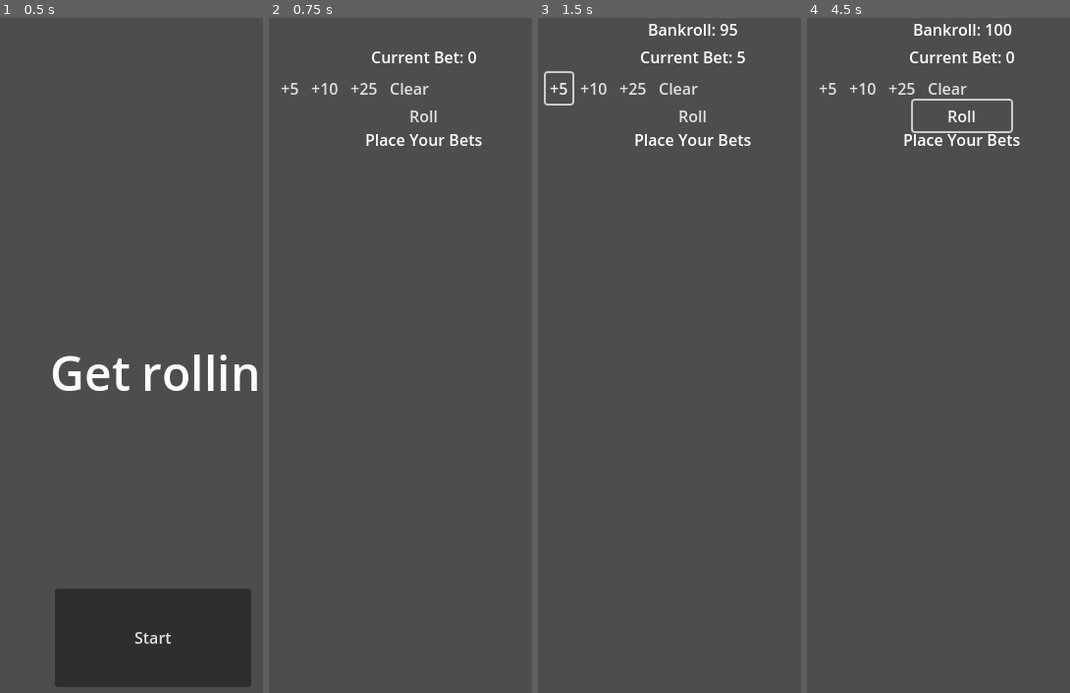
Above: before the commit, frames 1-4 (left to right).
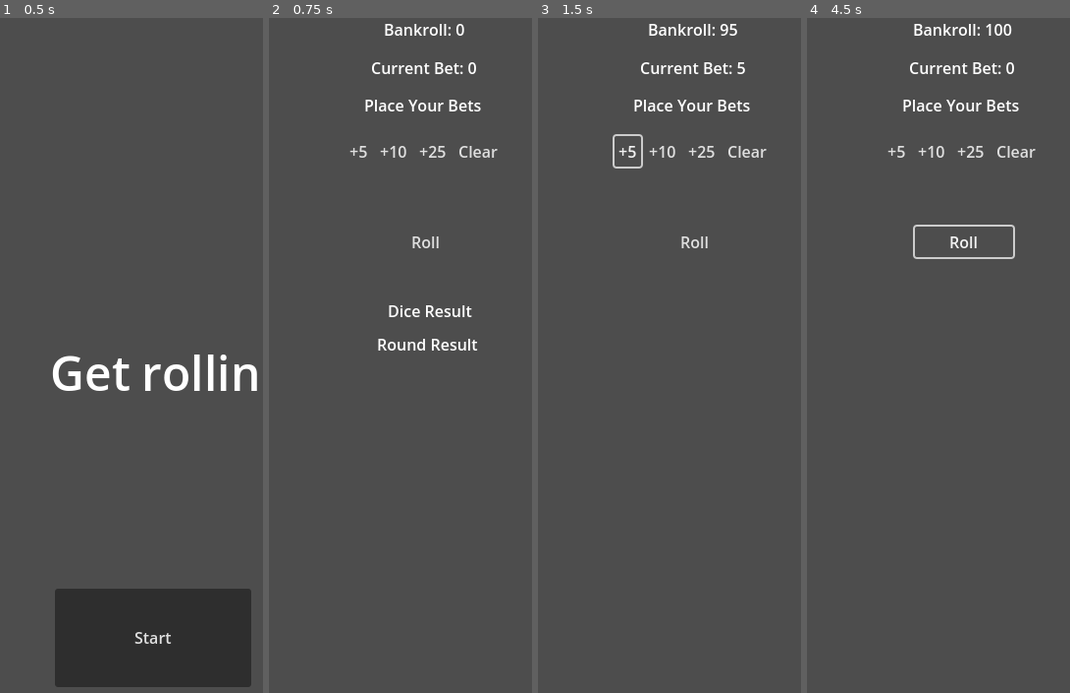
Above: after the commit, the same moments.

Repository: asarenski/godotCraps
Game: Godot game, scene res://src/scenes/main.tscn
Two runs of this game, one before a commit and one after it. Both use one fixed random seed, a clock stepped at 60 frames per second and the inputs below.
Inputs:
- Up to frame 1 (0.5 s): no input
- Up to frame 2 (0.75 s): click "Start" at 0.5 s
- Up to frame 3 (1.5 s): click "+5" at 1.25 s
- Up to frame 4 (4.5 s): click "+10" at 2 s; click "+25" at 2.75 s; click "Clear" at 3.5 s; click "Roll" at 4.25 s

Frame 1 is identical in both runs. In frame 2, 2.9% of the frame differs, in the area x 4-87%, y 0-50%; in frame 3, 2.4%; in frame 4, 2.7%.

Commit message:
cleanup hud, win and lose states

Diff:
--- a/src/scenes/hud.gd
+++ b/src/scenes/hud.gd
@@ -24,6 +24,12 @@
 func update_phase(phase_text: String):
 	$Phase.text = phase_text
 
+func update_dice_result(dice1: int, dice2: int):
+	$DiceResult.text = "Dice: %d + %d = %d" % [dice1, dice2, dice1 + dice2]
+
+func update_round_result(result_text: String):
+	$RoundResult.text = result_text
+
 func _on_bet_5_pressed():
 	bet_increased.emit(5)
 
--- a/src/scenes/main.tscn
+++ b/src/scenes/main.tscn
@@ -53,27 +53,26 @@
 offset_right = 20.0
 offset_bottom = 23.0
 grow_horizontal = 2
+text = "Bankroll: 0"
 
 [node name="Bet" type="Label" parent="HUD"]
 anchors_preset = 5
 anchor_left = 0.5
 anchor_right = 0.5
-offset_left = -20.0
-offset_top = 28.0
-offset_right = 20.0
-offset_bottom = 51.0
+offset_left = -54.0
+offset_top = 39.0
+offset_right = 54.0
+offset_bottom = 62.0
 grow_horizontal = 2
 text = "Current Bet: 0"
 
 [node name="BetButtons" type="HBoxContainer" parent="HUD"]
-anchors_preset = 5
-anchor_left = 0.5
-anchor_right = 0.5
-offset_left = -150.0
-offset_top = 56.0
-offset_right = 150.0
-offset_bottom = 79.0
+anchors_preset = 10
+anchor_right = 1.0
+offset_top = 120.0
+offset_bottom = 151.0
 grow_horizontal = 2
+alignment = 1
 
 [node name="Bet5" type="Button" parent="HUD/BetButtons"]
 layout_mode = 2
@@ -99,10 +98,10 @@
 anchors_preset = 5
 anchor_left = 0.5
 anchor_right = 0.5
-offset_left = -50.0
-offset_top = 84.0
-offset_right = 50.0
-offset_bottom = 107.0
+offset_left = -48.0
+offset_top = 212.0
+offset_right = 52.0
+offset_bottom = 243.0
 grow_horizontal = 2
 text = "Roll"
 flat = true
@@ -111,10 +110,36 @@
 anchors_preset = 5
 anchor_left = 0.5
 anchor_right = 0.5
-offset_left = -60.0
-offset_top = 112.0
-offset_right = 64.0
-offset_bottom = 135.0
+offset_left = -63.0
+offset_top = 77.0
+offset_right = 61.0
+offset_bottom = 100.0
 grow_horizontal = 2
+text = "Phase"
+horizontal_alignment = 1
+
+[node name="DiceResult" type="Label" parent="HUD"]
+anchors_preset = 5
+anchor_left = 0.5
+anchor_right = 0.5
+offset_left = -56.0
+offset_top = 286.0
+offset_right = 68.0
+offset_bottom = 309.0
+grow_horizontal = 2
+text = "Dice Result"
+horizontal_alignment = 1
+
+[node name="RoundResult" type="Label" parent="HUD"]
+anchors_preset = 5
+anchor_left = 0.5
+anchor_right = 0.5
+offset_left = -58.0
+offset_top = 320.0
+offset_right = 66.0
+offset_bottom = 343.0
+grow_horizontal = 2
+text = "Round Result"
+horizontal_alignment = 1
 
 [connection signal="pressed" from="Start/StartButton" to="Start" method="_on_start_button_pressed"]
--- a/src/state/comeout_betting_state.gd
+++ b/src/state/comeout_betting_state.gd
@@ -17,11 +17,15 @@
 		update_bet(bet + amount)
 		bankroll -= amount
 		hud.update_bankroll(bankroll)
+		hud.get_node("DiceResult").hide()
+		hud.update_round_result("")
 
 func _on_bet_cleared() -> void:
 	bankroll += bet
 	update_bet(0)
 	hud.update_bankroll(bankroll)
+	hud.get_node("DiceResult").hide()
+	hud.update_round_result("")
 
 func _on_roll_requested() -> void:
 	if bet > 0:
--- a/src/state/lose_round_state.gd
+++ b/src/state/lose_round_state.gd
@@ -4,5 +4,5 @@
 
 func setup(change_state: Callable, previous_state: State, hud: Node) -> void:
 	super(change_state, previous_state, hud)
-	hud.update_phase("You Lose!")
+	hud.update_round_result("You Lose!")
 	change_state.call(StateFactory.StateNames.COMEOUT_BETTING)
--- a/src/state/rolling_state.gd
+++ b/src/state/rolling_state.gd
@@ -1,8 +1,6 @@
 extends State
 
 class_name RollingState
-
-var dice_result: int = 0
 
 func setup(change_state: Callable, previous_state: State, hud: Node) -> void:
 	super(change_state, previous_state, hud)
@@ -13,6 +11,10 @@
 	var die1 = randi_range(1, 6)
 	var die2 = randi_range(1, 6)
 	dice_result = die1 + die2
+
+	# Update HUD with dice result
+	hud.get_node("DiceResult").show()
+	hud.update_dice_result(die1, die2)
 
 	# Determine next state based on roll result
 	if game_phase == State.GamePhase.COME_OUT:
--- a/src/state/state.gd
+++ b/src/state/state.gd
@@ -18,6 +18,7 @@
 var point
 var bankroll
 var bet
+var dice_result
 
 var change_state: Callable
 var previous_state: State
@@ -34,10 +35,10 @@
 		point = previous_state.point
 		bankroll = previous_state.bankroll
 		bet = previous_state.bet
+		dice_result = previous_state.dice_result
 	else:
 		# Initialize default values if no previous state
 		game_phase = GamePhase.COME_OUT
-		point = 0
 		bankroll = 100  # Default starting bankroll
 		bet = 0
 
--- a/src/state/win_round_state.gd
+++ b/src/state/win_round_state.gd
@@ -4,5 +4,5 @@
 
 func setup(change_state: Callable, previous_state: State, hud: Node) -> void:
 	super(change_state, previous_state, hud)
-	hud.update_phase("You Win!")
+	hud.update_round_result("You Win!")
 	change_state.call(StateFactory.StateNames.COMEOUT_BETTING)
